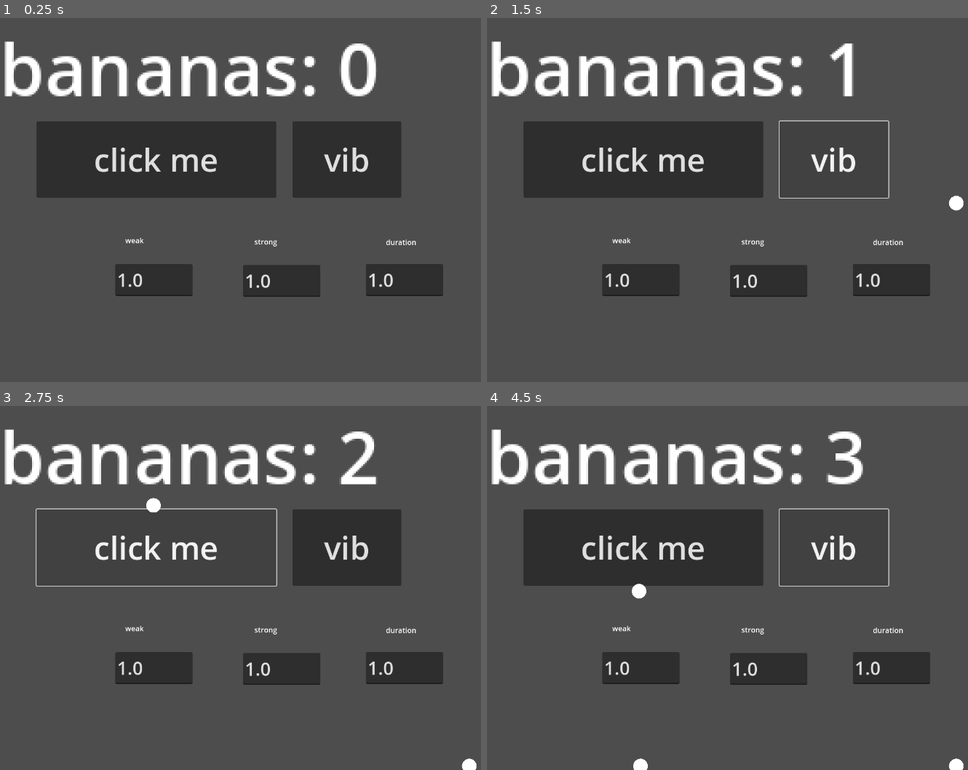
Above: before the commit, frames 1-4 (two rows, left to right).
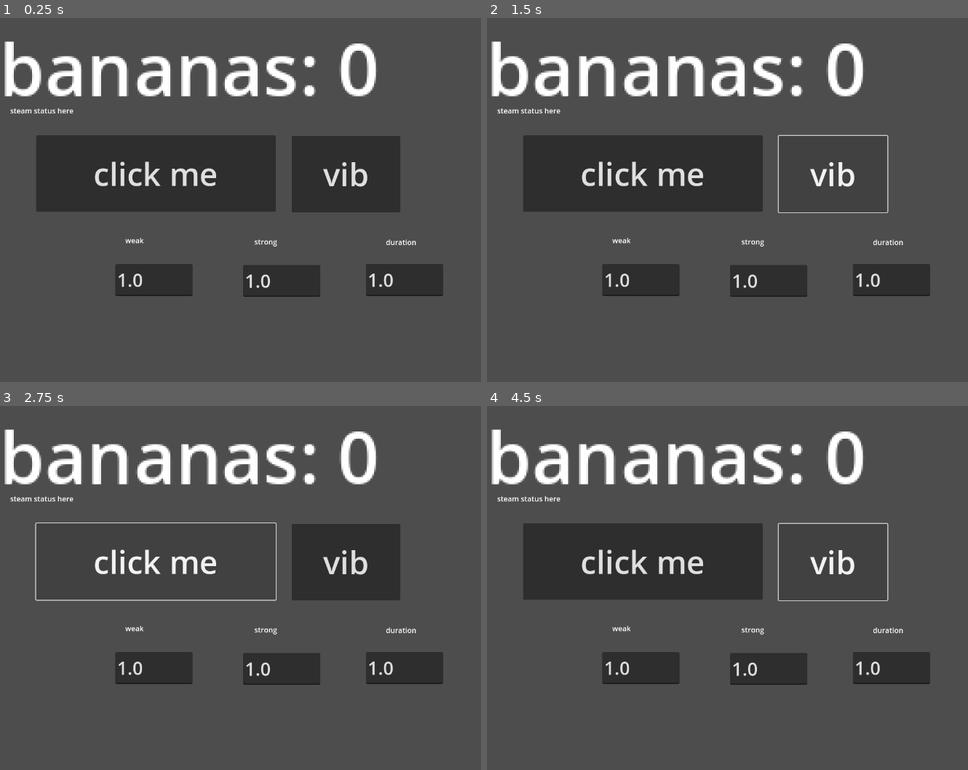
Above: after the commit, the same moments.

Repository: trevyn/soto
Game: Godot game, scene res://node_2d.tscn
The game is run twice, just before and just after one commit, with the same random seed, the same clock (stepped at 60 frames per second) and the same inputs.
Inputs:
- Up to frame 1 (0.25 s): no input
- Up to frame 2 (1.5 s): click "click me" at 0.5 s; click "vib" at 1.25 s
- Up to frame 3 (2.75 s): click "click me" at 2 s
- Up to frame 4 (4.5 s): click "vib" at 2.75 s; click "click me" at 3.5 s; click "vib" at 4.25 s

The runs differ from the first frame. In frame 1, 7.2% of the frame differs, in the area x 2-84%, y 24-54%; in frame 2, 6.6%; in frame 3, 4.9%; in frame 4, 6.5%.
Error after the commit: Parse Error: Identifier "Steam" not declared in the current scope. (res://Main.gd:8)

Commit message:
add godotsteam and initialize

Diff:
--- a/Main.gd
+++ b/Main.gd
@@ -5,6 +5,10 @@
 var bananas: int = 0
 
 func _ready() -> void:
+	var initialize_response: Dictionary = Steam.steamInitEx()
+	$SteamStatus.text=str(initialize_response)
+	print("Did Steam initialize?: %s " % initialize_response)
+
 	$Button.connect("pressed", Callable(self, "_on_button_pressed"))
 	$SubViewportContainer/Label.text = "bananas: " + str(bananas)
 
--- a/node_2d.tscn
+++ b/node_2d.tscn
@@ -35,18 +35,18 @@
 text = "bananas: 0"
 
 [node name="Button" type="Button" parent="."]
-offset_left = 82.0
-offset_top = 227.0
-offset_right = 609.0
-offset_bottom = 395.0
+offset_left = 81.0
+offset_top = 258.0
+offset_right = 608.0
+offset_bottom = 426.0
 theme = SubResource("Theme_ul4r8")
 text = "click me"
 
 [node name="Button2" type="Button" parent="."]
-offset_left = 645.0
-offset_top = 227.0
-offset_right = 884.0
-offset_bottom = 395.0
+offset_left = 643.0
+offset_top = 259.0
+offset_right = 882.0
+offset_bottom = 427.0
 theme = SubResource("Theme_ul4r8")
 text = "vib"
 
@@ -112,4 +112,11 @@
 offset_bottom = 504.0
 text = "duration"
 
+[node name="SteamStatus" type="Label" parent="."]
+offset_left = 24.0
+offset_top = 192.0
+offset_right = 303.0
+offset_bottom = 251.0
+text = "steam status here"
+
 [connection signal="pressed" from="Button2" to="." method="_on_button_2_pressed"]
--- a/project.godot
+++ b/project.godot
@@ -15,6 +15,10 @@
 config/features=PackedStringArray("4.3", "Forward Plus")
 boot_splash/show_image=false
 
+[debug]
+
+file_logging/enable_file_logging=true
+
 [display]
 
 window/size/viewport_width=1280
Not shown, changed: .github/workflows/ci.yml
Not shown, changed: .gitignore
